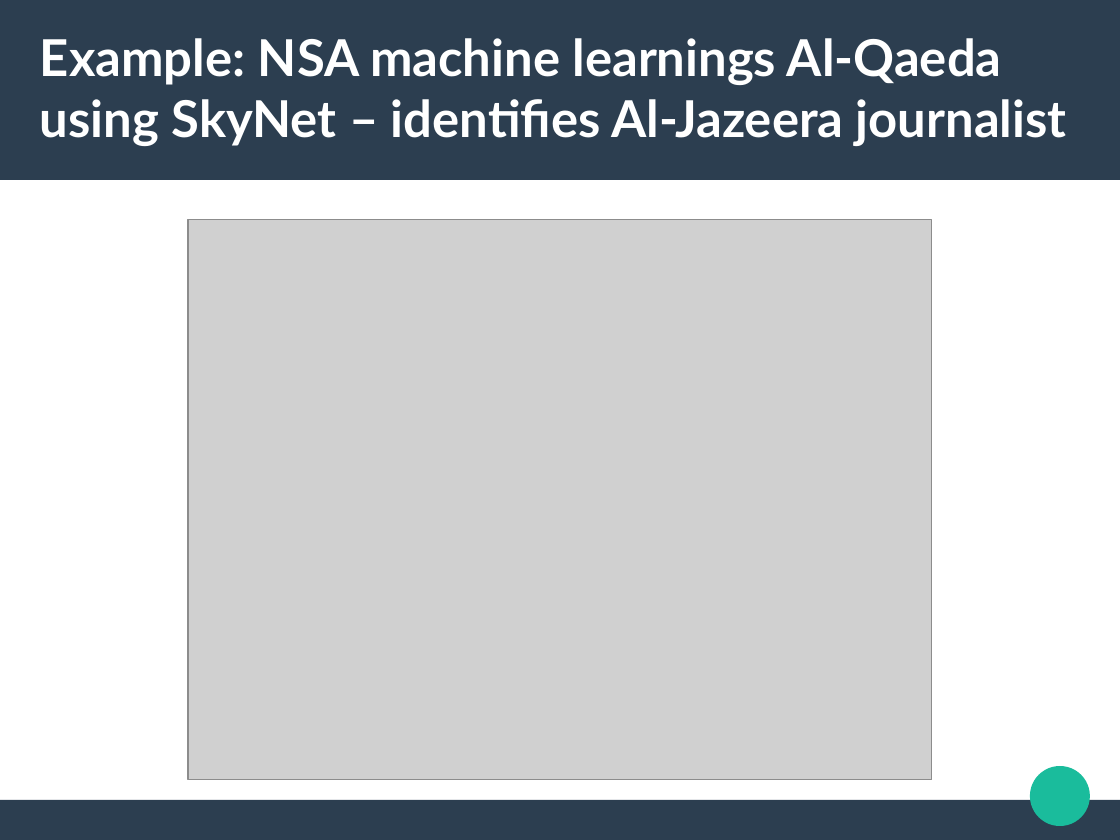
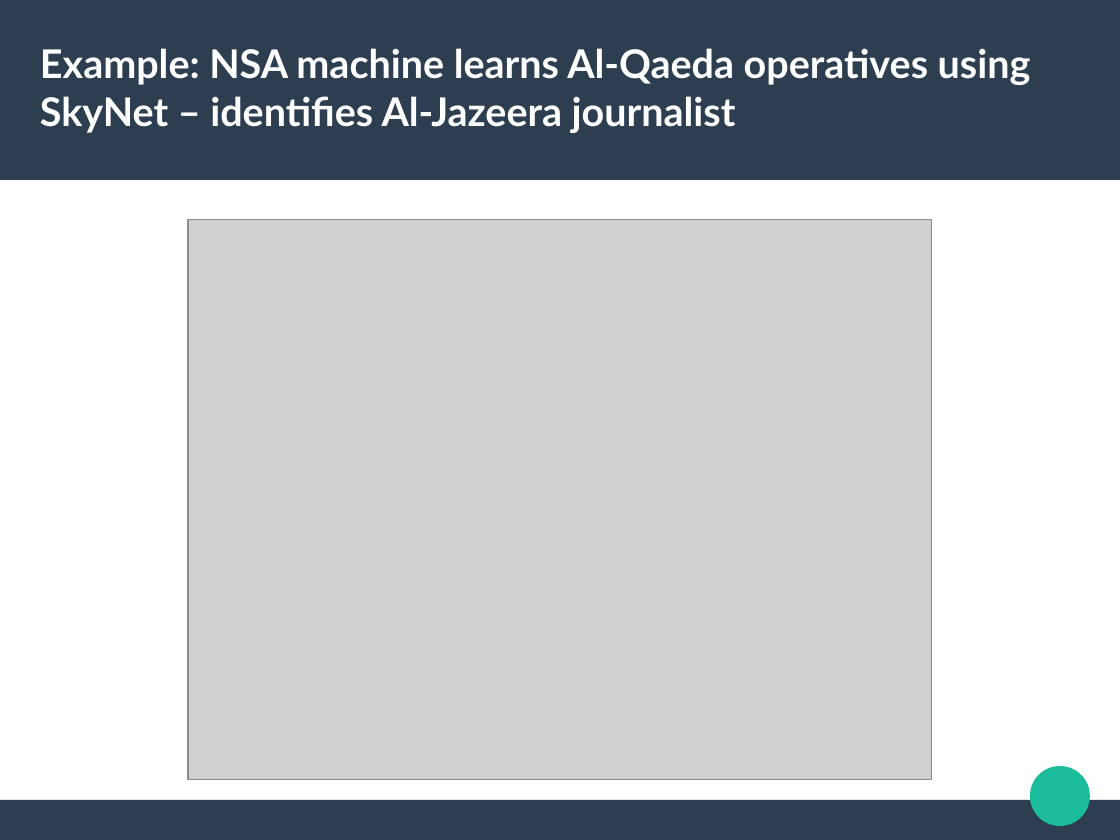
Before and after one commit to rian39/digital_ethics, a slide deck: slide 13 of digital_ethics_slides.odp. Drawn at 1120x840 pixels with LibreOffice and Linux fonts; fonts in the diff are those of the drawing; grey boxes stand for pictures. Boxes give left, top, right and bottom in pixels: in the first picture for what was removed or moved away, otherwise in the second. Text is boxed around its words. In the diff, an @@ line names an element or a change of style, - is before the commit and + after.

```diff
--- a/digital_ethics_slides.odp
+++ b/digital_ethics_slides.odp
@@ title at [40,48,1031,133]: text changed; size 36 to 28 pt @@
-Example: NSA machine learnings Al-Qaeda using SkyNet – identifies Al-Jazeera journalist
+Example: NSA machine learns Al-Qaeda operatives using SkyNet – identifies Al-Jazeera journalist
```
Also in this commit, not shown: 12 other slides changed, 3 slides removed, 2 other files.
